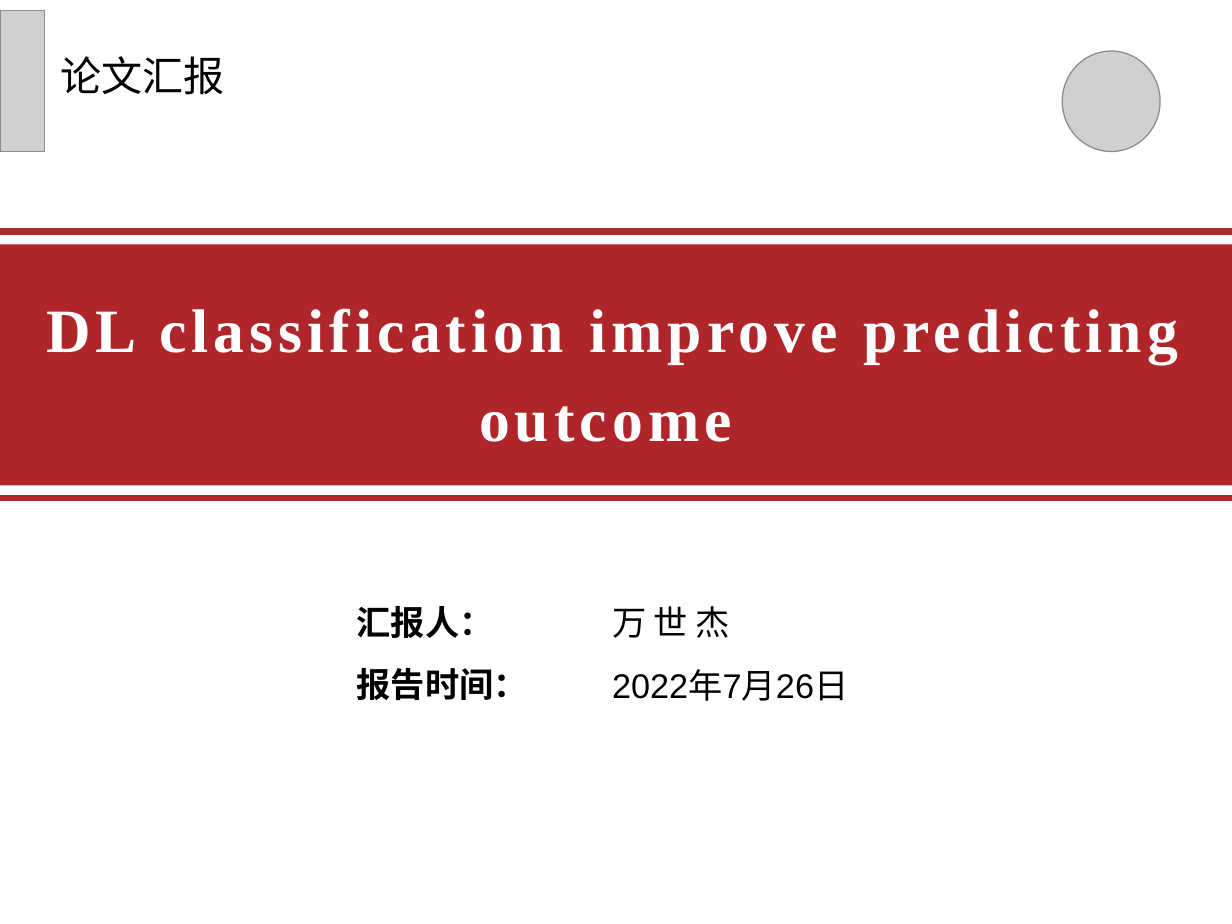
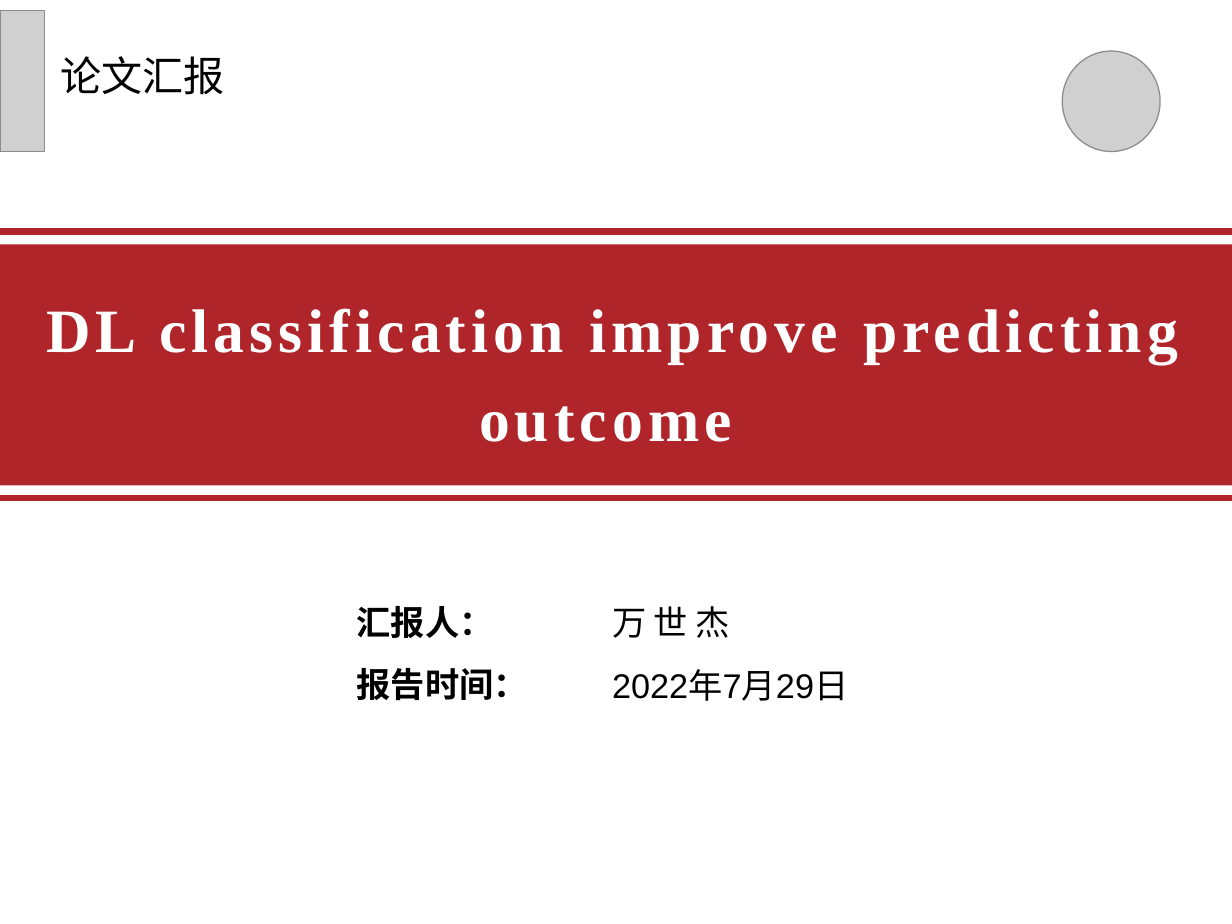
Before and after one commit to adcShijie/PaperReading, a slide deck: slide 1 of PPT/Deep learning-based classification.pptx. Drawn at 1232x924 pixels with LibreOffice and Linux fonts; fonts in the diff are those of the drawing; grey boxes stand for pictures. Boxes give left, top, right and bottom in pixels: in the first picture for what was removed or moved away, otherwise in the second. Text is boxed around its words. In the diff, an @@ line names an element or a change of style, - is before the commit and + after.

```diff
--- a/PPT/Deep learning-based classification.pptx
+++ b/PPT/Deep learning-based classification.pptx
@@ table at box(345, 588, 1016, 716) @@
-row 2, column 2: 2022年7月26日
+row 2, column 2: 2022年7月29日
```
Also in this commit, not shown: 2 other slides changed, 2 other files.
